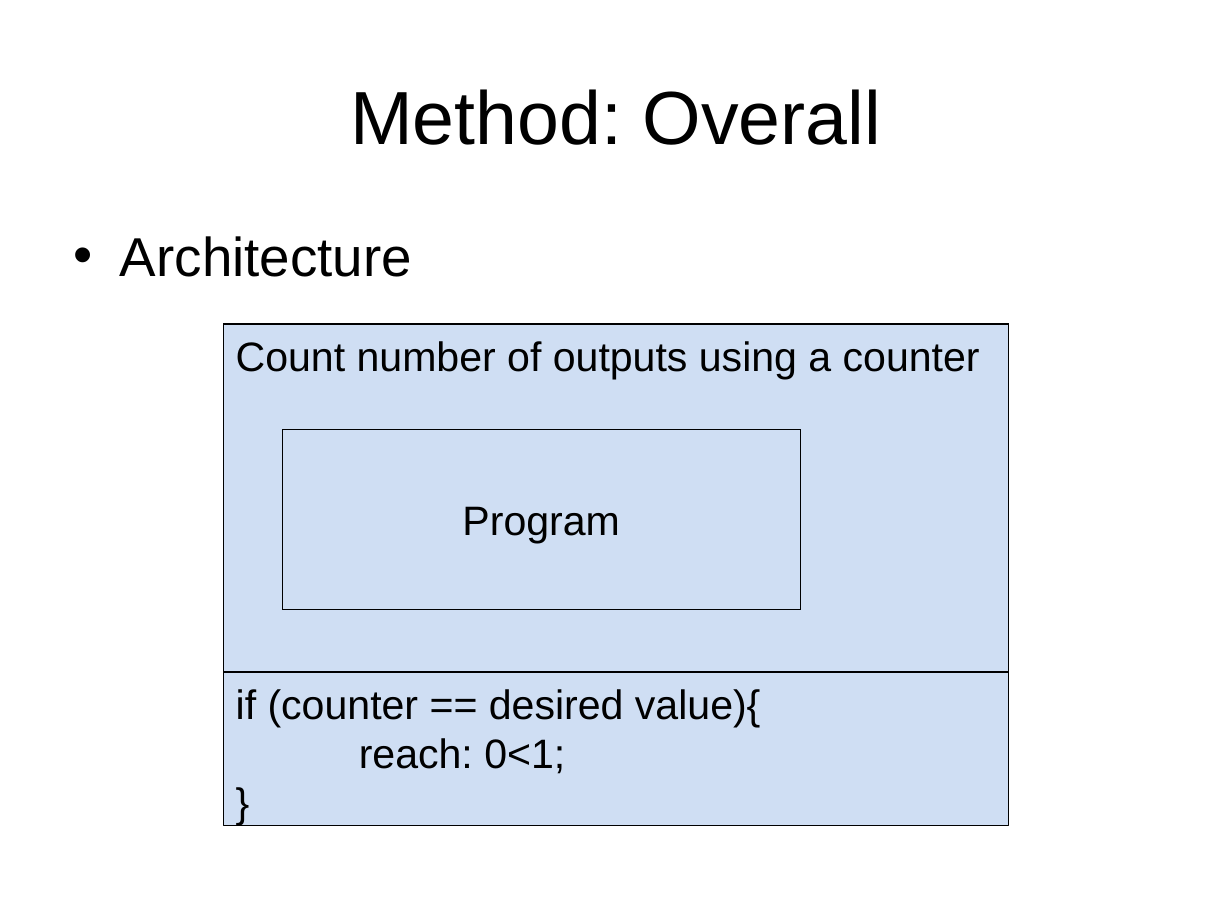
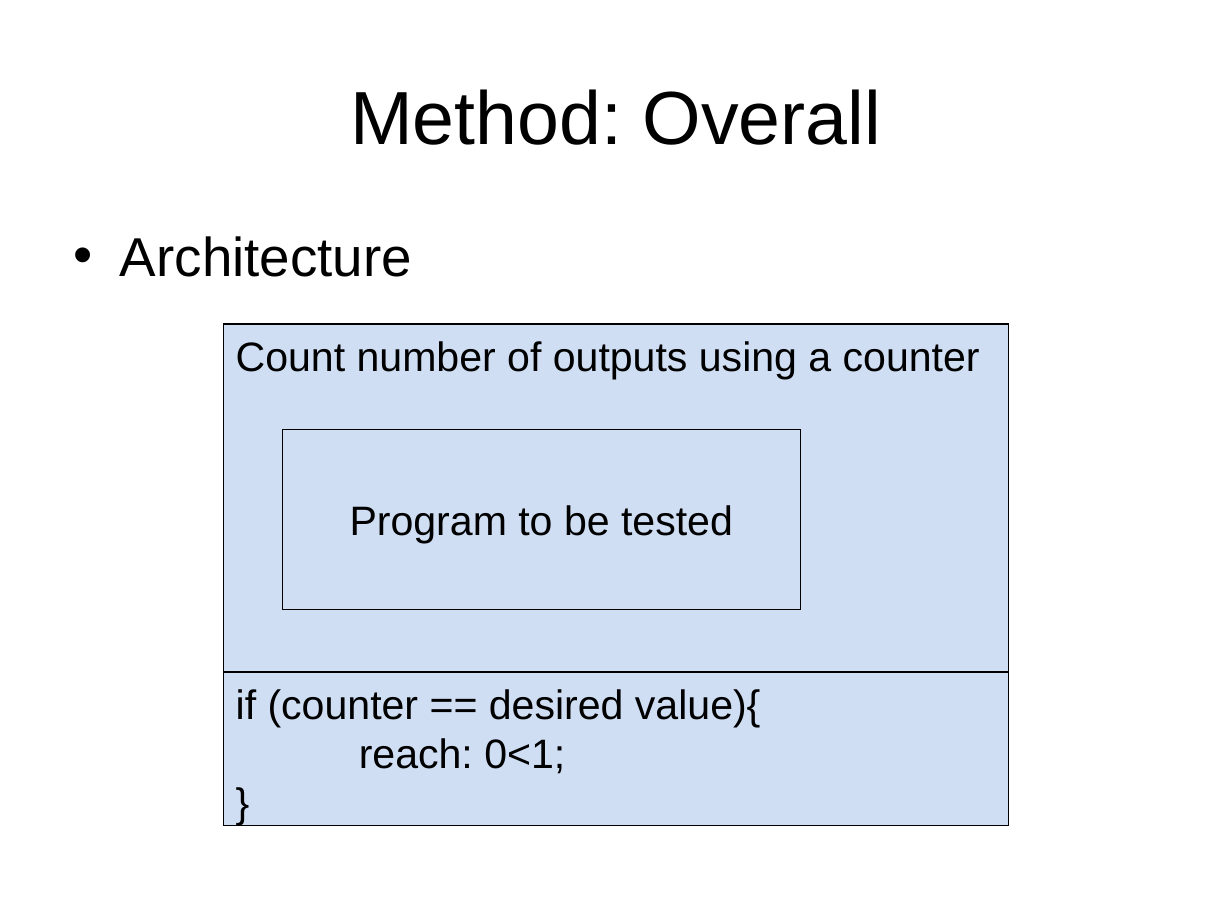
Before and after one commit to chenjiia/Thesis, a slide deck: slide 7 of thesis_presentation/presentation.ppt (slide 6 before the commit). Drawn at 1232x924 pixels with LibreOffice and Linux fonts; fonts in the diff are those of the drawing. Boxes give left, top, right and bottom in pixels: in the first picture for what was removed or moved away, otherwise in the second. Text is boxed around its words. In the diff, an @@ line names an element or a change of style, - is before the commit and + after.

```diff
--- a/thesis_presentation/presentation.ppt
+++ b/thesis_presentation/presentation.ppt
@@ text in rectangle at [350,505,733,544]: text changed @@
-Program
+Program to be tested
```
Also in this commit, not shown: 3 other slides changed, 4 slides added, 1 slide removed.
